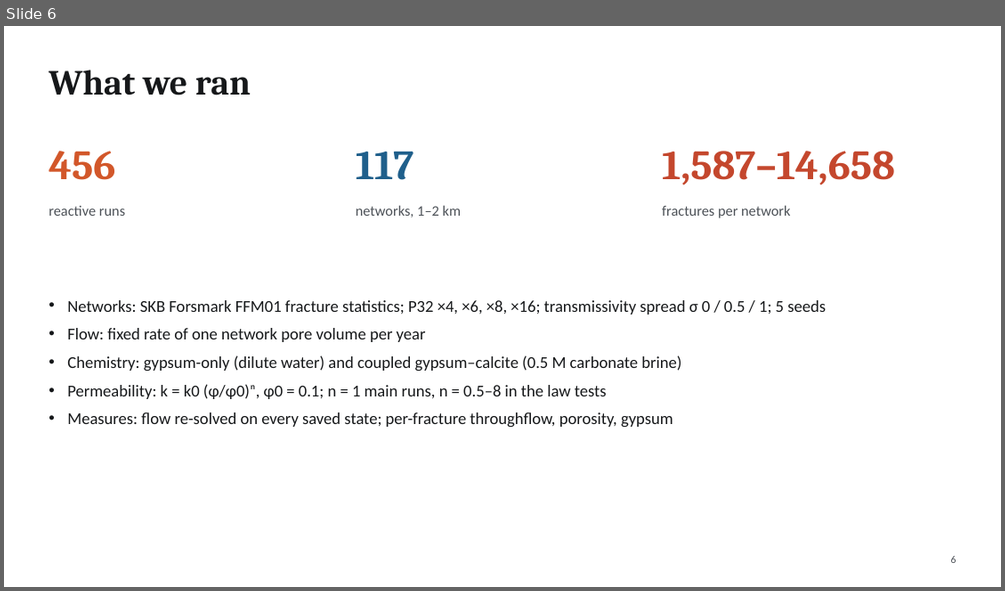
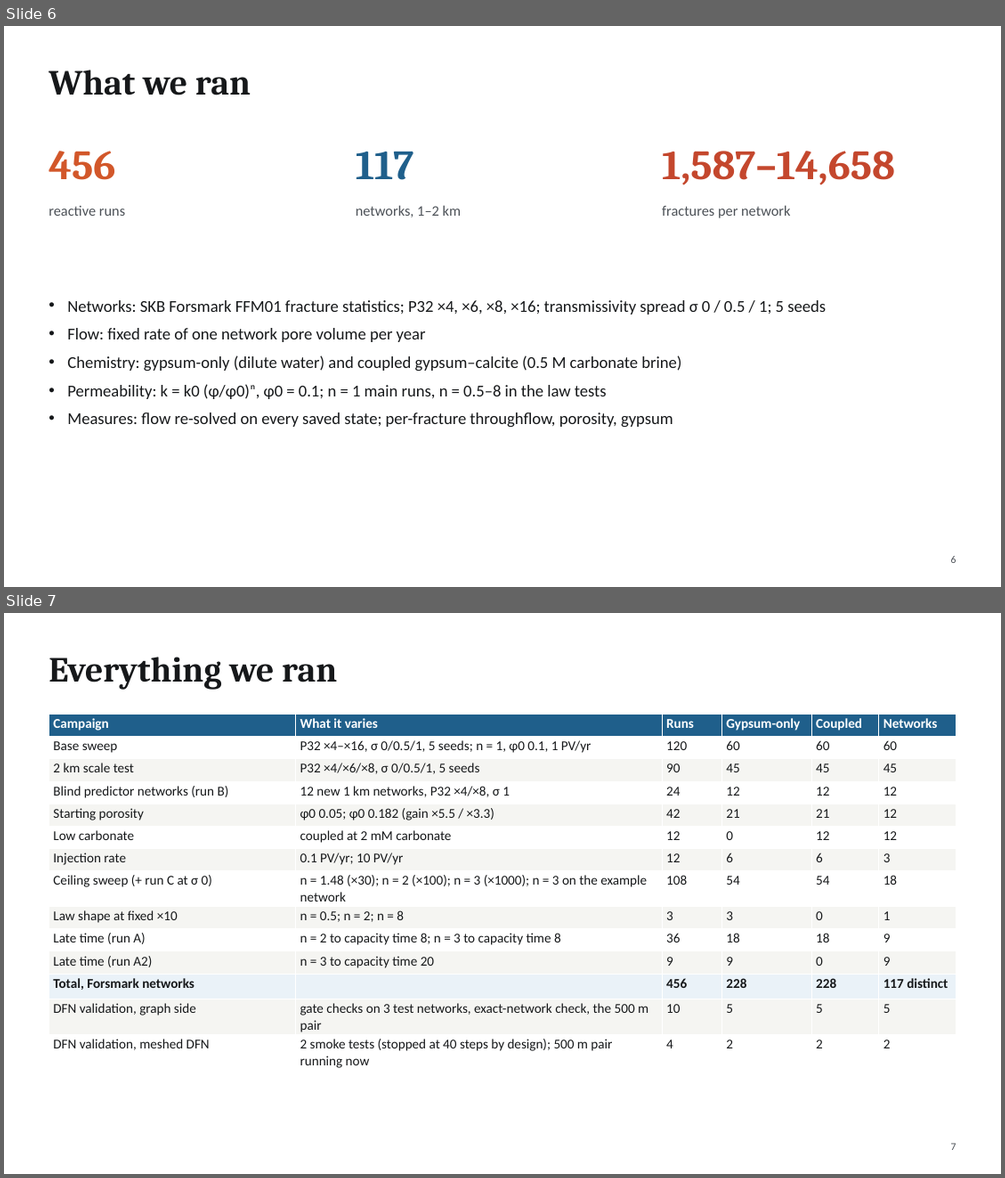
Before and after one commit to cr-sutton/BiGraFV_reactive_channelization, a slide deck: alpha_study/forsmark_reactive/story/pi_deck/Reactive_Channels_PI.pptx. Shown one above the other, each under a label of ours: slide 6 before the commit, slides 6 and 7 after it. The pictures are 1005x591 and 1005x1178 pixels, drawn with LibreOffice and Linux fonts; fonts in the diff are those of the drawing. Boxes give left, top, right and bottom in pixels: in the first picture for what was removed or moved away, otherwise in the second. Text is boxed around its words. In the diff, an @@ line names an element or a change of style, - is before the commit and + after.

```diff
--- a/alpha_study/forsmark_reactive/story/pi_deck/Reactive_Channels_PI.pptx
+++ b/alpha_study/forsmark_reactive/story/pi_deck/Reactive_Channels_PI.pptx
@@ slide 7 added at [4, 613, 1001, 1174], background #FFFFFF @@
@@ text added at [48, 657, 337, 690], 34 pt, text #16181A, bold @@
+Everything we ran
@@ table added at [48, 714, 956, 1071], 14 rows, 6 columns @@
+Campaign | What it varies | Runs | Gypsum-only | Coupled | Networks
+Base sweep | P32 ×4–×16, σ 0/0.5/1, 5 seeds; n = 1, φ0 0.1, 1 PV/yr | 120 | 60 | 60 | 60
+2 km scale test | P32 ×4/×6/×8, σ 0/0.5/1, 5 seeds | 90 | 45 | 45 | 45
+Blind predictor networks (run B) | 12 new 1 km networks, P32 ×4/×8, σ 1 | 24 | 12 | 12 | 12
+Starting porosity | φ0 0.05; φ0 0.182 (gain ×5.5 / ×3.3) | 42 | 21 | 21 | 12
+Low carbonate | coupled at 2 mM carbonate | 12 | 0 | 12 | 12
+Injection rate | 0.1 PV/yr; 10 PV/yr | 12 | 6 | 6 | 3
+Ceiling sweep (+ run C at σ 0) | n = 1.48 (×30); n = 2 (×100); n = 3 (×1000); n = 3 on the example network | 108 | 54 | 54 | 18
+Law shape at fixed ×10 | n = 0.5; n = 2; n = 8 | 3 | 3 | 0 | 1
+Late time (run A) | n = 2 to capacity time 8; n = 3 to capacity time 8 | 36 | 18 | 18 | 9
+Late time (run A2) | n = 3 to capacity time 20 | 9 | 9 | 0 | 9
+Total, Forsmark networks |  | 456 | 228 | 228 | 117 distinct
+DFN validation, graph side | gate checks on 3 test networks, exact-network check, the 500 m pair | 10 | 5 | 5 | 5
+DFN validation, meshed DFN | 2 smoke tests (stopped at 40 steps by design); 500 m pair running now | 4 | 2 | 2 | 2
@@ text added at [951, 1143, 956, 1150], 10 pt, text #4C5157 @@
+7
```
Also in this commit, not shown: 25 slides changed, 9 other slides added, 14 other files.
